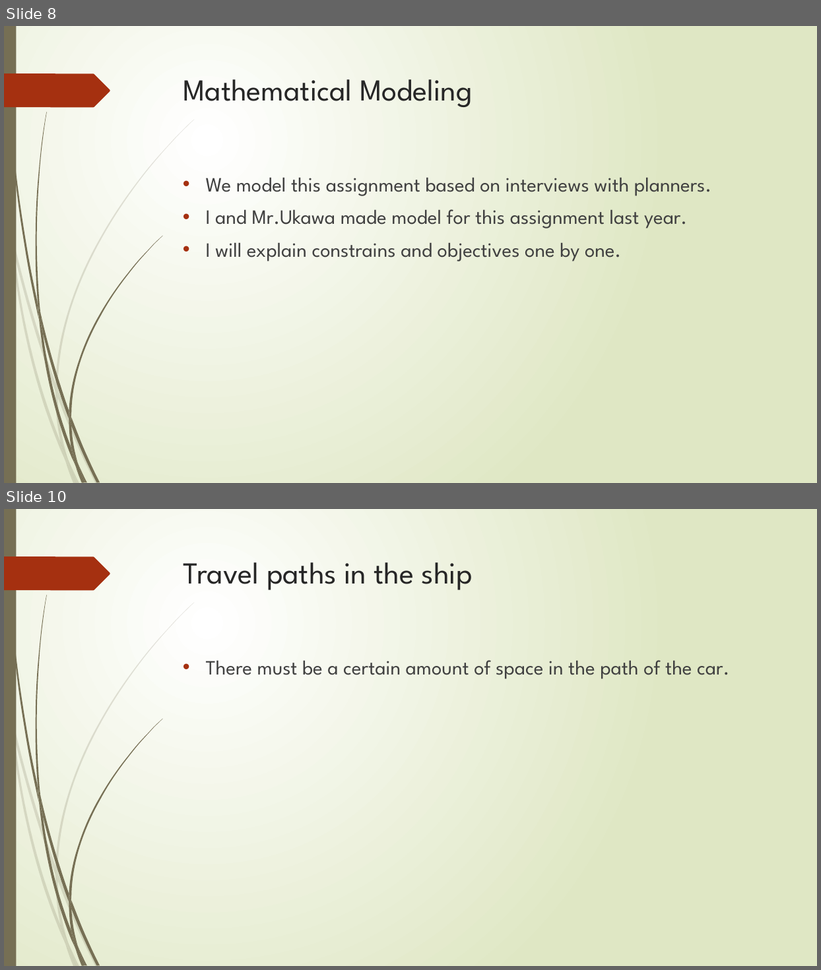
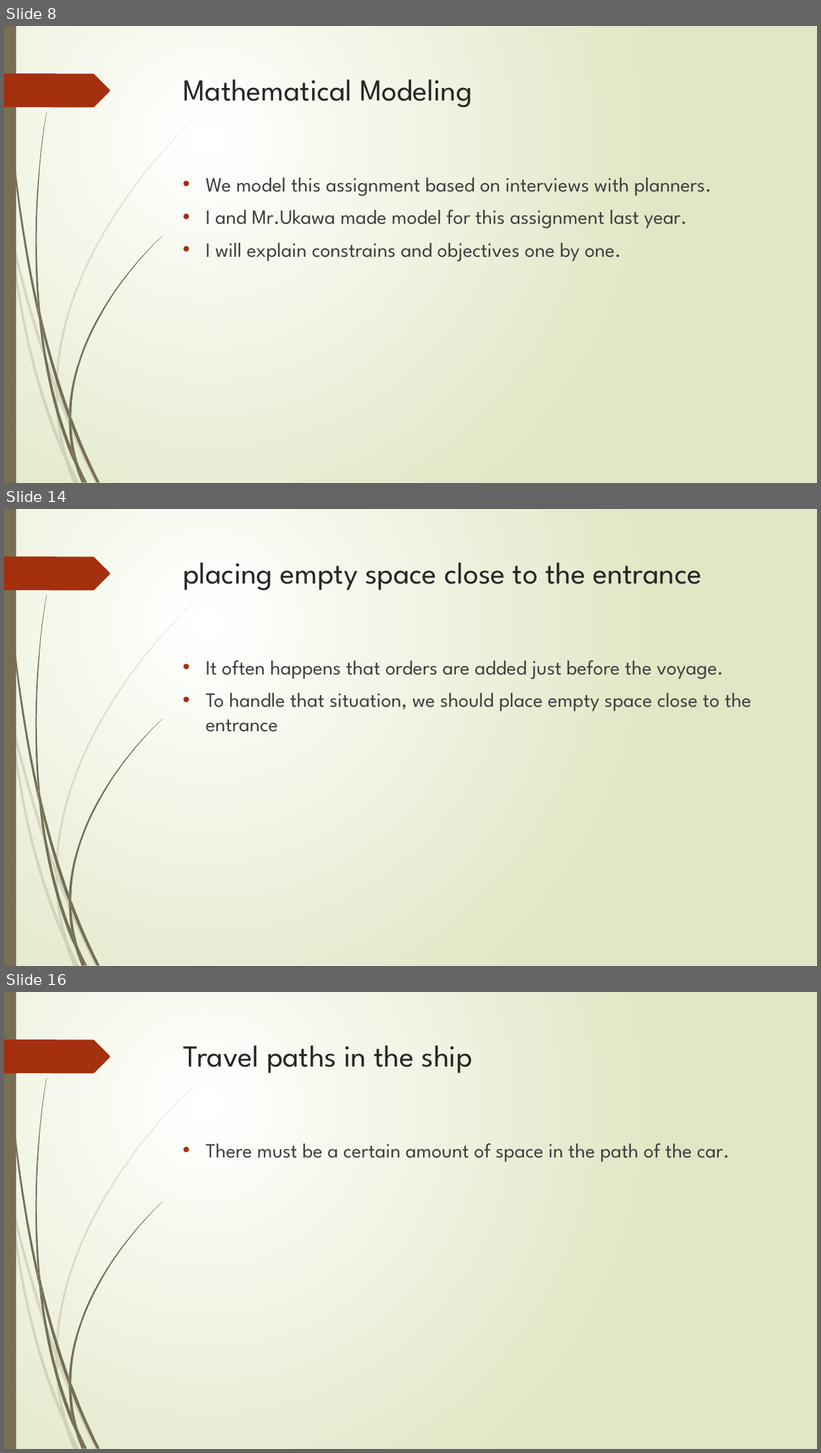
Before and after one commit to r-kurosu/kline_new, a slide deck: 中間報告.pptx. Shown one above the other, each under a label of ours: slides 8 and 10 before the commit, slides 8, 14 and 16 after it; the slides between them are not shown. The pictures are 821x970 and 821x1453 pixels, drawn with LibreOffice and Linux fonts; fonts in the diff are those of the drawing. Boxes give left, top, right and bottom in pixels: in the first picture for what was removed or moved away, otherwise in the second. Text is boxed around its words. In the diff, an @@ line names an element or a change of style, - is before the commit and + after.

```diff
--- a/中間報告.pptx
+++ b/中間報告.pptx
@@ slide 14 added at (x1=4, y1=509, x2=817, y2=966), background gradient #FFFFFF to #DFE8C4; not listed: 24 template elements that a slide beside it also shows @@
@@ title added at (x1=183, y1=562, x2=702, y2=590), 36 pt, text #262626 @@
+placing empty space close to the entrance
@@ text added at (x1=206, y1=660, x2=751, y2=732), 24 pt, text #404040 @@
+• It often happens that orders are added just before the voyage.
+• To handle that situation, we should place empty space close to the entrance
@@ what was slide 10 is now slide 16 @@
```
Also in this commit, not shown: 4 slides changed, 12 other slides added.
